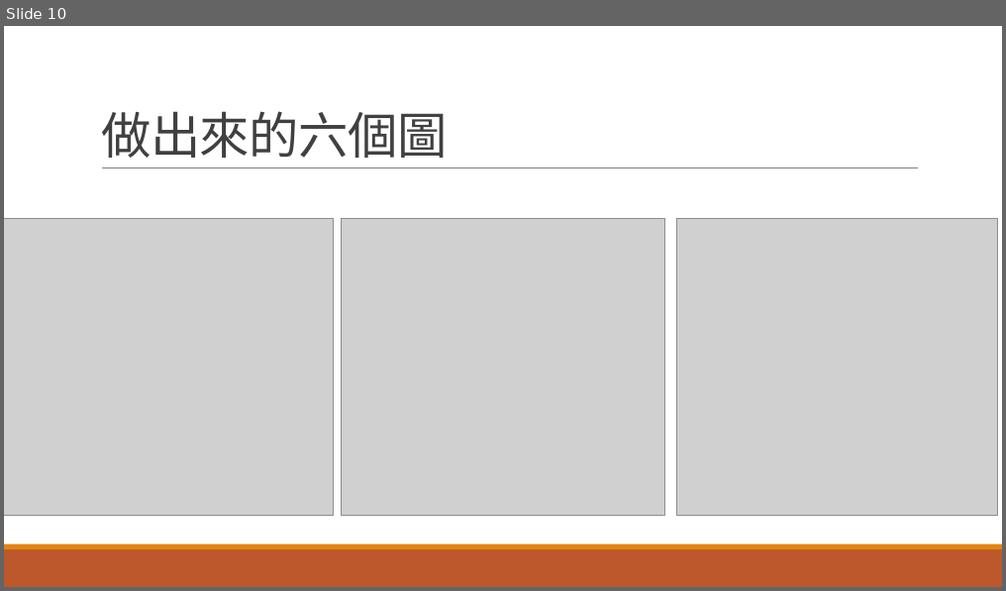
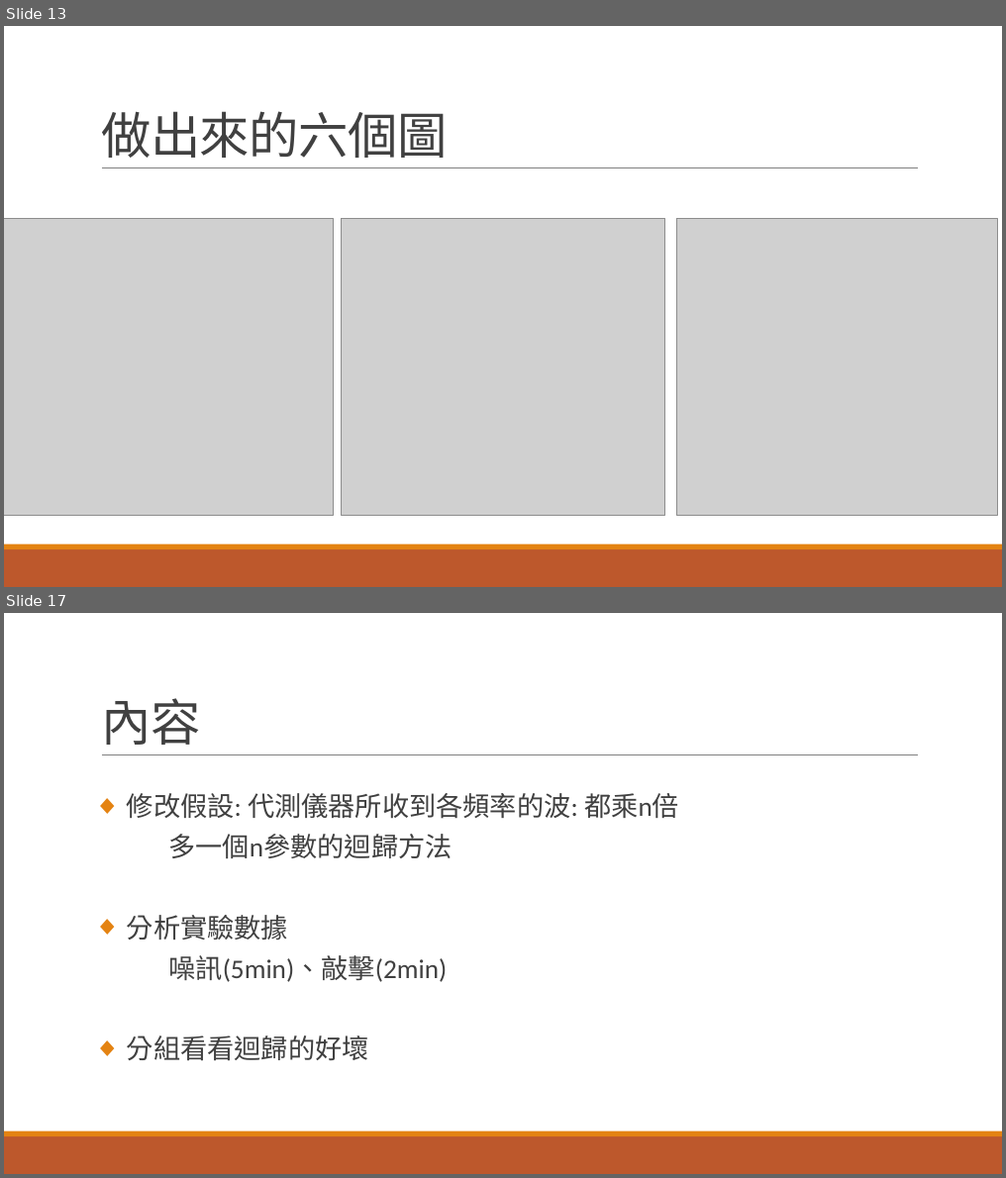
Before and after one commit to r889165/BackUpThesis, a slide deck: Geophone_Calibration/地聲儀求參數.pptx. Shown one above the other, each under a label of ours: slide 10 before the commit, slides 13 and 17 after it; the slides between them are not shown. The pictures are 1006x591 and 1006x1178 pixels, drawn with LibreOffice and Linux fonts; fonts in the diff are those of the drawing; grey boxes stand for pictures. Boxes give left, top, right and bottom in pixels: in the first picture for what was removed or moved away, otherwise in the second. Text is boxed around its words. In the diff, an @@ line names an element or a change of style, - is before the commit and + after.

```diff
--- a/Geophone_Calibration/地聲儀求參數.pptx
+++ b/Geophone_Calibration/地聲儀求參數.pptx
@@ slide 17 added at [4, 613, 1002, 1174], background #FFFFFF; not listed: 3 template elements that a slide beside it also shows @@
@@ title added at [101, 698, 200, 745], 48 pt, text #404040 @@
+內容
@@ text added at [127, 793, 679, 1061], 25.9 pt, text #404040 @@
+◆ 修改假設: 代測儀器所收到各頻率的波: 都乘n倍
+多一個n參數的迴歸方法
+◆ 分析實驗數據
+噪訊(5min)、敲擊(2min)
+◆ 分組看看迴歸的好壞
@@ what was slide 10 is now slide 13 @@
```
Also in this commit, not shown: 8 slides changed, 16 other slides added, 4 slides removed, 20 other files.
